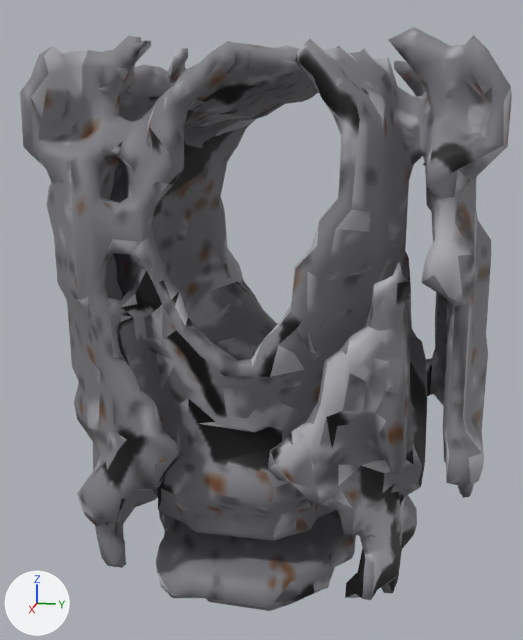
The glTF model www/proto3d/models/beth/equipment/fitted/darius/darius_plate_common_chest.glb: old version first, new version second.
The view is the same before and after, from a camera (50 mm lens) standing at (0.782, 0.075, 1.466) and looking at (0.009, -0.079, 1.272). The lights are fixed; the arrows at lower left show +X, +Y and +Z. The picture after the commit comes second. Vertices at exactly the same position are counted once.

In view in the first picture: 'darius_plate_common_chest'.
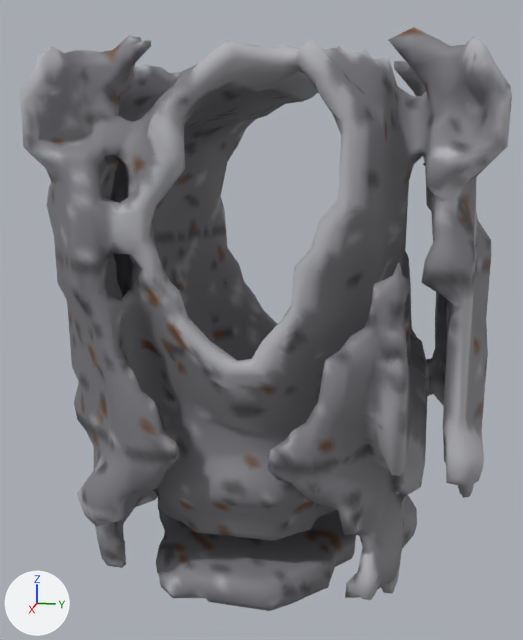
Where the change shows, as pixel boxes (x1, y1, x2, y2) in the pictures (523 x 640 px; the box of a moved part takes in the faces that stretch with it):
part 1 of me_darius_plate_common_chest_hi_001, deleted
    before: (167, 48, 364, 307)
part 2 of me_darius_plate_common_chest_hi_001, moved or reshaped (mostly hidden)
    before: (79, 45, 491, 585)
    after: (87, 45, 491, 585)
part 3 of me_darius_plate_common_chest_hi_001, moved or reshaped
    before: (475, 37, 510, 85)
    after: (475, 37, 509, 84)
part 4 of me_darius_plate_common_chest_hi_001, surface changed
    both: (20, 27, 511, 605)

Diff of the bpy script that builds the scene:
```diff
--- a/www/proto3d/models/beth/equipment/fitted/darius/darius_plate_common_chest.glb.py
+++ b/www/proto3d/models/beth/equipment/fitted/darius/darius_plate_common_chest.glb.py
@@ me_darius_plate_common_chest_hi_001 @@
 # used by ob_darius_plate_common_chest; location = (0.0, 0.0, 0.0)
-me_darius_plate_common_chest_hi_001.from_pydata(...)  # 3514 vertices, 6988 faces; spans x -0.162..0.177, y -0.305..0.155, z 0.994..1.561
+me_darius_plate_common_chest_hi_001.from_pydata(...)  # 3488 vertices, 7000 faces; spans x -0.162..0.177, y -0.305..0.155, z 0.994..1.561
+# me_darius_plate_common_chest_hi_001 part 1: 13 loose pieces with 55 vertices, spanning x -0.159..0.13, y -0.23..0.04, z 1.22..1.558, are deleted
+# me_darius_plate_common_chest_hi_001 part 2: 7 vertices moved from x -0.13..0.108, y -0.189..0.155, z 1.01..1.541 to x -0.133..0.11, y -0.191..0.155, z 1.011..1.543; 83 vertices removed from x -0.16..0.163, y -0.253..0.155, z 0.998..1.549; 107 vertices added at x -0.16..0.163, y -0.259..0.155, z 0.997..1.549
+# me_darius_plate_common_chest_hi_001 part 3: 1 vertex removed from x 0.158, y 0.131, z 1.536; 2 vertices added at x 0.15..0.159, y 0.129..0.138, z 1.526..1.538
+# me_darius_plate_common_chest_hi_001 part 4: 4121 kept faces spanning x -0.162..0.177, y -0.293..0.152, z 0.994..1.561 get new texture (UV) coordinates
+# other edits to the shape of me_darius_plate_common_chest_hi_001 do not show in these pictures
 me_darius_plate_common_chest_hi_001.materials.append(mat_darius_plate_common_chest_mat)
```
